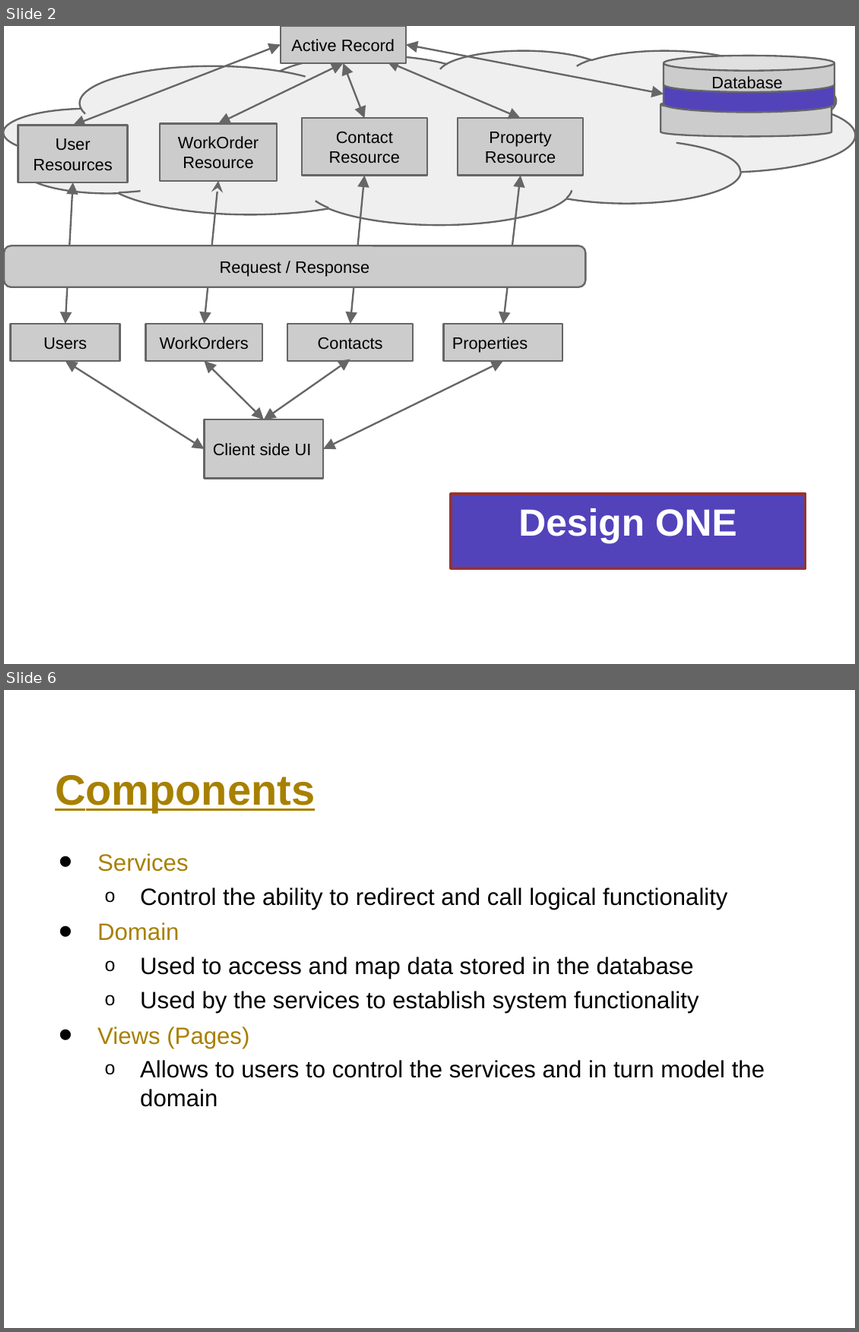
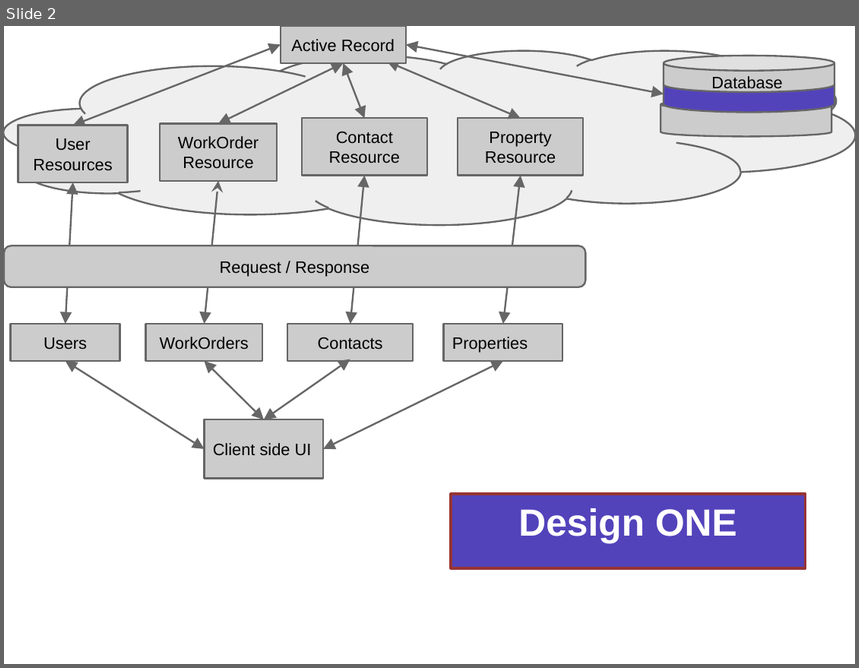
Before and after one commit to jjm3x3/propertyManager, a slide deck: DesignPlans.pptx. Shown one above the other, each under a label of ours: slides 2 and 6 before the commit, slide 2 after it; the slides between them are not shown. The pictures are 859x1332 and 859x668 pixels, drawn with LibreOffice and Linux fonts; fonts in the diff are those of the drawing. Boxes give left, top, right and bottom in pixels: in the first picture for what was removed or moved away, otherwise in the second. Text is boxed around its words. In the diff, an @@ line names an element or a change of style, - is before the commit and + after.

```diff
--- a/DesignPlans.pptx
+++ b/DesignPlans.pptx
@@ slide 6 removed at (4, 690, 855, 1328), background #FFFFFF @@
@@ text removed at (55, 775, 315, 812) @@
-Components
@@ text removed at (97, 853, 765, 1107) @@
-• Services
-  o Control the ability to redirect and call logical functionality
-• Domain
-  o Used to access and map data stored in the database
-  o Used by the services to establish system functionality
-• Views (Pages)
-  o Allows to users to control the services and in turn model the domain
```
Also in this commit, not shown: 2 slides changed, 7 slides added, 8 other slides removed.
